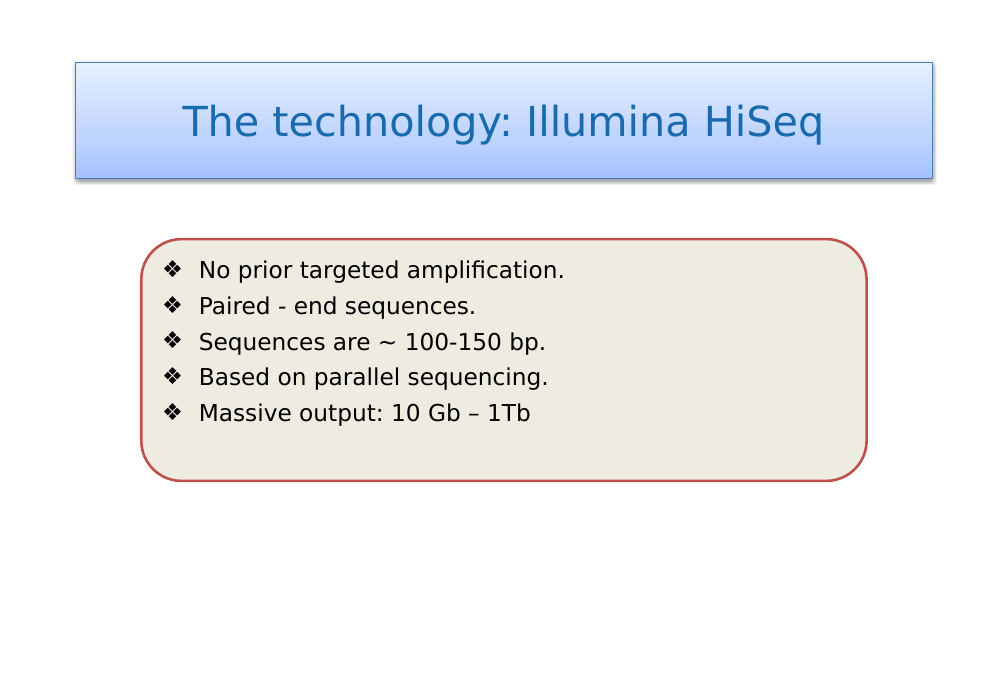
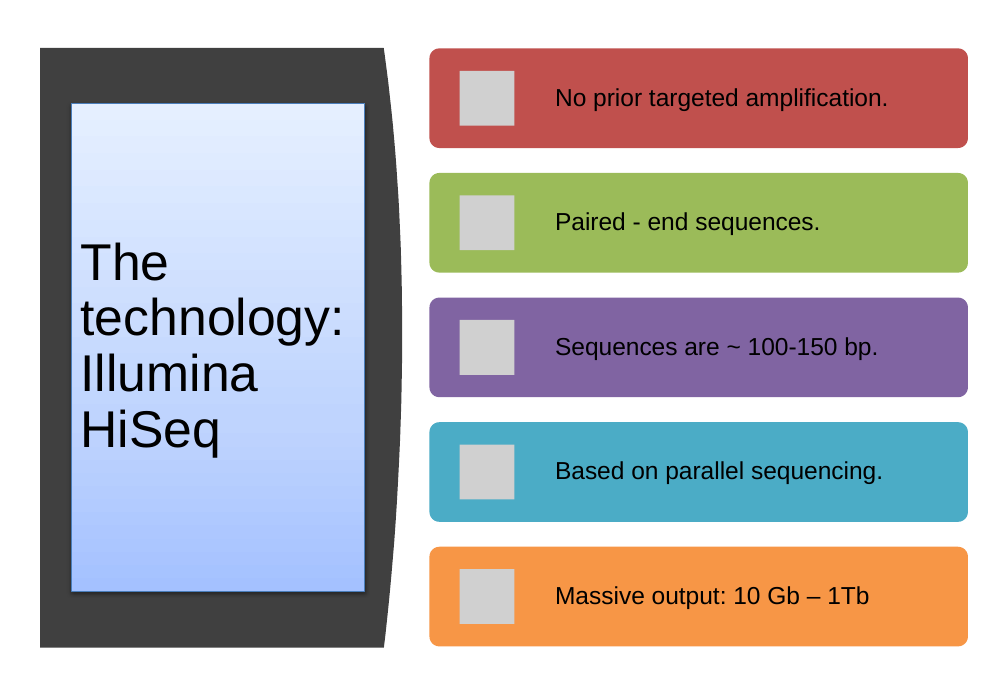
Before and after one commit to miguelperezenciso/NGScrashcourse, a slide deck: slide 4 of 2019_MSc_slides.pptx. Drawn at 1008x698 pixels with LibreOffice and Linux fonts; fonts in the diff are those of the drawing; grey boxes stand for pictures. Boxes give left, top, right and bottom in pixels: in the first picture for what was removed or moved away, otherwise in the second. Text is boxed around its words. In the diff, an @@ line names an element or a change of style, - is before the commit and + after.

```diff
--- a/2019_MSc_slides.pptx
+++ b/2019_MSc_slides.pptx
@@ freeform shape added at (40,48,402,648), fill #404040 @@
@@ rectangle "The technology: Illumina HiSeq": place and size @@
-rectangle "The technology: Illumina HiSeq" at (75,62,933,179)
+rectangle "The technology: Illumina HiSeq" at (72,103,365,591)
@@ rectangle "The technology: Illumina HiSeq" at (72,103,365,591): size 32 to 40 pt, font DejaVu Sans to Arial, text colour #1A6BAE to #000000; alignment centre to left; line spacing 1 to 0.9; more space between paragraphs @@
@@ rounded rectangle removed at (141,239,867,481) @@
-❖ No prior targeted amplification.
-❖ Paired - end sequences.
-❖ Sequences are ~ 100-150 bp.
-❖ Based on parallel sequencing.
-❖ Massive output: 10 Gb – 1Tb
@@ group added at (430,48,969,647): 5 rounded rectangles, 5 pictures, 5 texts @@
+No prior targeted amplification.
+Paired - end sequences.
+Sequences are ~ 100-150 bp.
+Based on parallel sequencing.
+Massive output: 10 Gb – 1Tb
```
Also in this commit, not shown: 12 other slides changed, 1 slide added, 1 slide removed.
